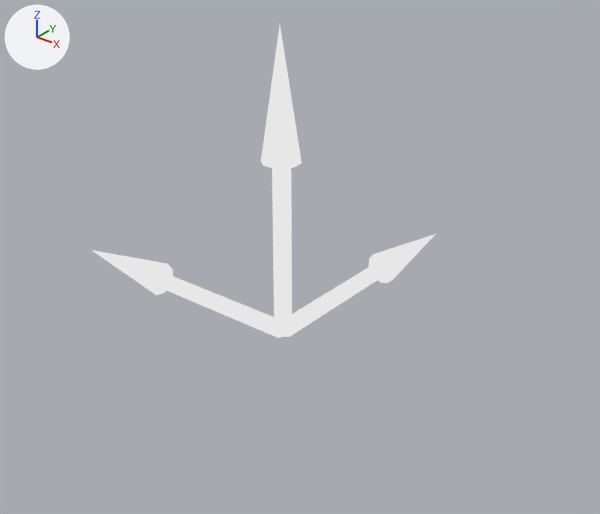
What one commit did to the Blender file resources/objects/gizmo/gizmo.blend.
The view is the same before and after, from a camera (50 mm lens) standing at (1.55, -1.84, 1.44) and looking at (0.09, -0.03, 0.31). Arrows for +X, +Y and +Z are at upper left; the lights stay in place.

In view in the first picture: 'xAxis', 'yAxis', 'zAxis'.
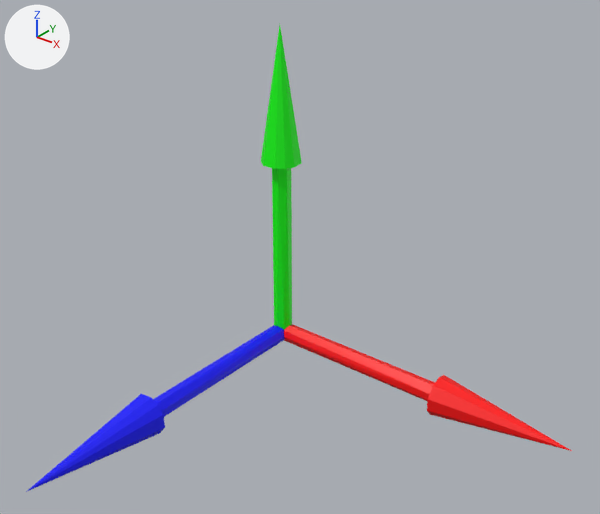
Pixel boxes [x1, y1, x2, y2] of what changed, in the pictures (600 x 514 px):
'xAxis', recoloured, moved, turned
    before: [92, 250, 283, 338]
    after: [284, 324, 572, 451]
'zAxis', recoloured, moved, turned
    before: [283, 234, 436, 337]
    after: [26, 325, 284, 492]
'yAxis', recoloured (white to green)
    both: [261, 25, 302, 333]

Diff of the bpy script that builds the scene:
```diff
--- a/resources/objects/gizmo/gizmo.blend.py
+++ b/resources/objects/gizmo/gizmo.blend.py
@@ mat_green @@
 n0 = _N.new('ShaderNodeOutputMaterial'); n0.name = 'Material Output'
-n1 = _N.new('ShaderNodeBackground'); n1.name = 'Background'
-_L.new(n1.outputs[0], n0.inputs[0])  # 'Background' to 'Surface'
+n2 = _N.new('ShaderNodeBsdfPrincipled'); n2.name = 'Principled BSDF'
+n2.inputs[0].default_value = (0.0, 1.0, 0.0, 1.0)  # 'Base Color', green #00ff00
+_L.new(n2.outputs[0], n0.inputs[0])  # 'BSDF' to 'Surface'
@@ mat_blue @@
 n0 = _N.new('ShaderNodeOutputMaterial'); n0.name = 'Material Output'
-n1 = _N.new('ShaderNodeBackground'); n1.name = 'Background'
-_L.new(n1.outputs[0], n0.inputs[0])  # 'Background' to 'Surface'
+n2 = _N.new('ShaderNodeBsdfPrincipled'); n2.name = 'Principled BSDF'
+n2.inputs[0].default_value = (0.0, 0.0, 1.0, 1.0)  # 'Base Color', blue #0000ff
+_L.new(n2.outputs[0], n0.inputs[0])  # 'BSDF' to 'Surface'
@@ mat_red @@
 n0 = _N.new('ShaderNodeOutputMaterial'); n0.name = 'Material Output'
-n1 = _N.new('ShaderNodeBackground'); n1.name = 'Background'
-_L.new(n1.outputs[0], n0.inputs[0])  # 'Background' to 'Surface'
+n2 = _N.new('ShaderNodeBsdfPrincipled'); n2.name = 'Principled BSDF'
+n2.inputs[0].default_value = (1.0, 0.0, 0.0, 1.0)  # 'Base Color', red #ff0000
+_L.new(n2.outputs[0], n0.inputs[0])  # 'BSDF' to 'Surface'
@@ ob_zaxis @@
 ob_zaxis = bpy.data.objects.new('zAxis', me_cone_001)
-ob_zaxis.location = (0.0, 0.8, 0.0)
-ob_zaxis.rotation_euler = (-1.571, -1.571, 0.0)  # degrees (-90, -90, 0)
+ob_zaxis.location = (0.0, -0.8, 0.0)
+ob_zaxis.rotation_euler = (-4.712, -1.571, 0.0)  # degrees (-270, -90, 0)
 ob_zaxis.scale = (0.062, 0.062, 0.207)
@@ ob_xaxis @@
 ob_xaxis = bpy.data.objects.new('xAxis', me_cone)
-ob_xaxis.location = (-0.8, 0.0, 0.0)
-ob_xaxis.rotation_euler = (3.142, 1.571, 0.0)  # degrees (180, 90, 0)
+ob_xaxis.location = (0.8, 0.0, 0.0)
+ob_xaxis.rotation_euler = (0.0, 1.571, 0.0)  # degrees (0, 90, 0)
 ob_xaxis.scale = (0.062, 0.062, 0.207)
```
